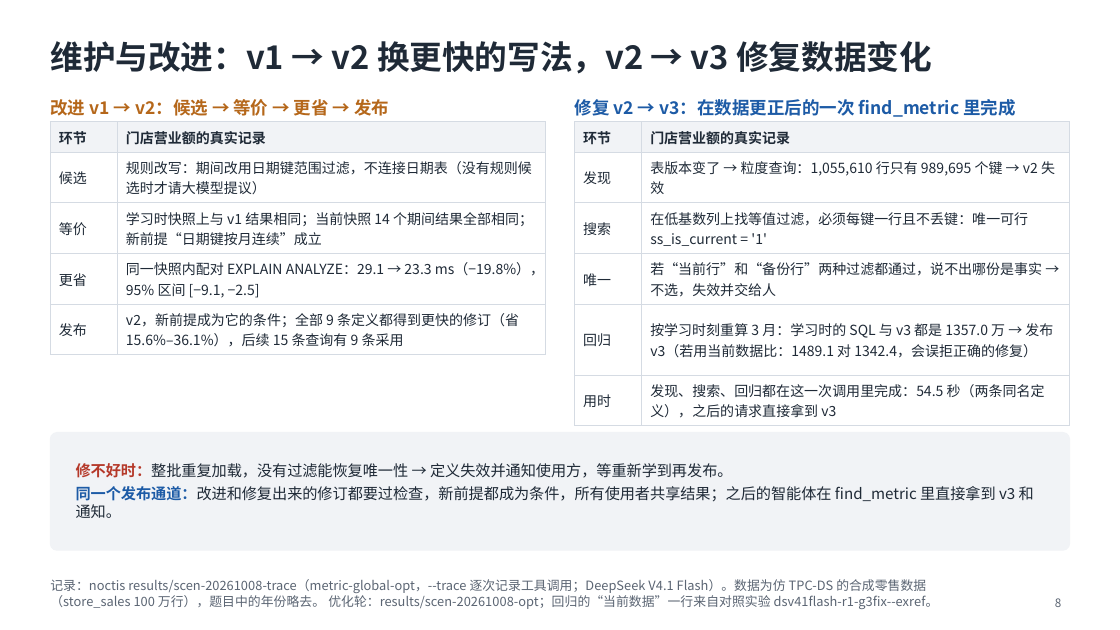
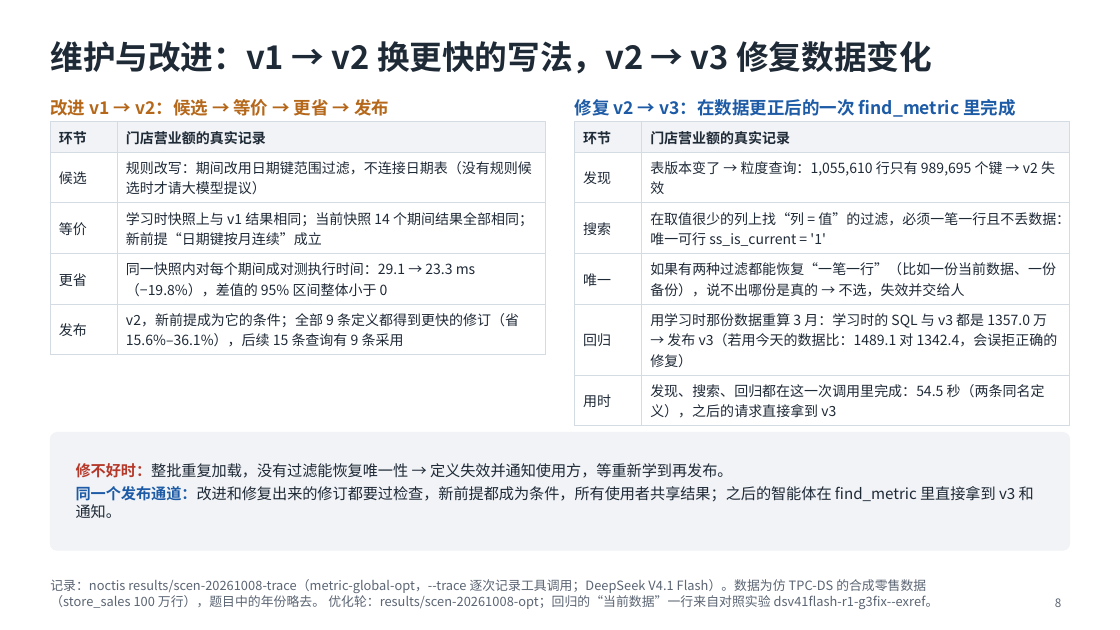
Before and after one commit to mmmttt000045/agent4db-adapter, a slide deck: slide 8 of docs/mavra-system.pptx. Drawn at 1120x630 pixels with LibreOffice and Linux fonts; fonts in the diff are those of the drawing. Boxes give left, top, right and bottom in pixels: in the first picture for what was removed or moved away, otherwise in the second. Text is boxed around its words. In the diff, an @@ line names an element or a change of style, - is before the commit and + after.

```diff
--- a/docs/mavra-system.pptx
+++ b/docs/mavra-system.pptx
@@ table at (50, 122, 545, 350) @@
-row 4, column 2: 同一快照内配对 EXPLAIN ANALYZE：29.1 → 23.3 ms（−19.8%），95% 区间 [−9.1, −2.5]
+row 4, column 2: 同一快照内对每个期间成对测执行时间：29.1 → 23.3 ms（−19.8%），差值的 95% 区间整体小于 0
@@ table at (575, 122, 1070, 422) @@
-row 3, column 2: 在低基数列上找等值过滤，必须每键一行且不丢键：唯一可行 ss_is_current = '1'
+row 3, column 2: 在取值很少的列上找“列 = 值”的过滤，必须一笔一行且不丢数据：唯一可行 ss_is_current = '1'
-row 4, column 2: 若“当前行”和“备份行”两种过滤都通过，说不出哪份是事实 → 不选，失效并交给人
+row 4, column 2: 如果有两种过滤都能恢复“一笔一行”（比如一份当前数据、一份备份），说不出哪份是真的 → 不选，失效并交给人
-row 5, column 2: 按学习时刻重算 3 月：学习时的 SQL 与 v3 都是 1357.0 万 → 发布 v3（若用当前数据比：1489.1 对 1342.4，会误拒正确的修复）
+row 5, column 2: 用学习时那份数据重算 3 月：学习时的 SQL 与 v3 都是 1357.0 万 → 发布 v3（若用今天的数据比：1489.1 对 1342.4，会误拒正确的修复）
```
Also in this commit, not shown: 9 other slides changed, 2 other files.
